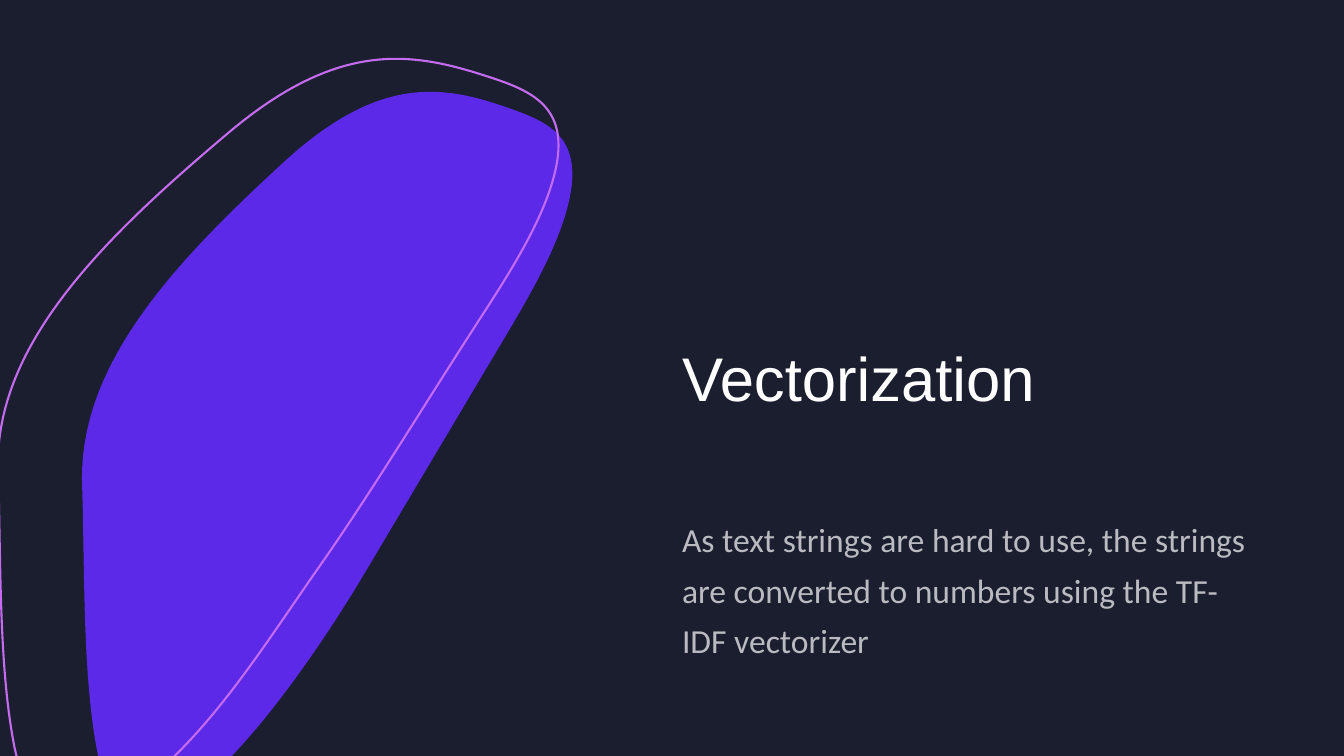
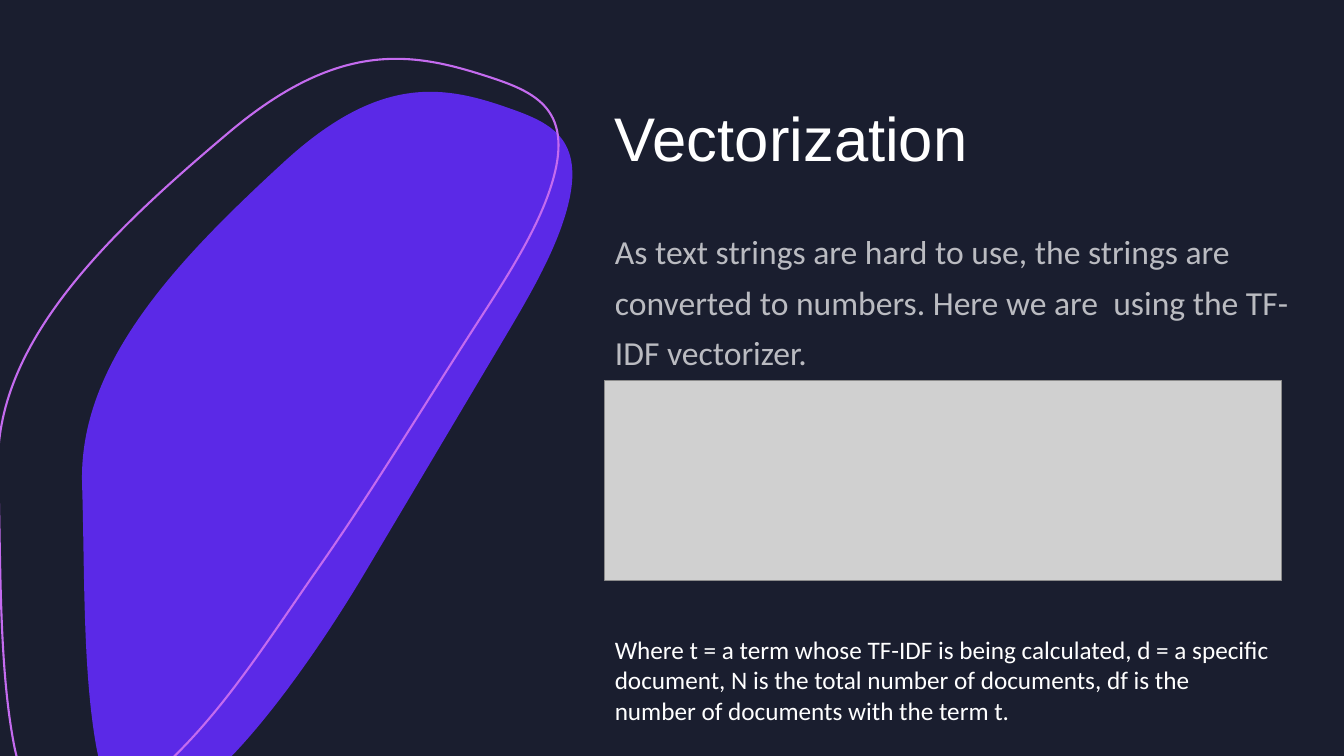
Before and after one commit to KaranjitSaha/AI511ML-Project, a slide deck: slide 7 of First_Pres.pptx (slide 6 before the commit). Drawn at 1344x756 pixels with LibreOffice and Linux fonts; fonts in the diff are those of the drawing; grey boxes stand for pictures. Boxes give left, top, right and bottom in pixels: in the first picture for what was removed or moved away, otherwise in the second. Text is boxed around its words. In the diff, an @@ line names an element or a change of style, - is before the commit and + after.

```diff
--- a/First_Pres.pptx
+++ b/First_Pres.pptx
@@ title "Vectorization": place and size @@
-title "Vectorization" at (682, 356, 1034, 402)
+title "Vectorization" at (615, 116, 967, 162)
@@ text at (615, 241, 1288, 365): text changed @@
-As text strings are hard to use, the strings are converted to numbers using the TF-IDF vectorizer
+As text strings are hard to use, the strings are converted to numbers. Here we are using the TF-IDF vectorizer.
@@ picture added at (605, 381, 1282, 581) @@
@@ text added at (615, 641, 1268, 720), 18 pt, text #FFFFFF @@
+Where t = a term whose TF-IDF is being calculated, d = a specific document, N is the total number of documents, df is the number of documents with the term t.
```
Also in this commit, not shown: 2 other slides changed, 3 slides added, 4 other files.
